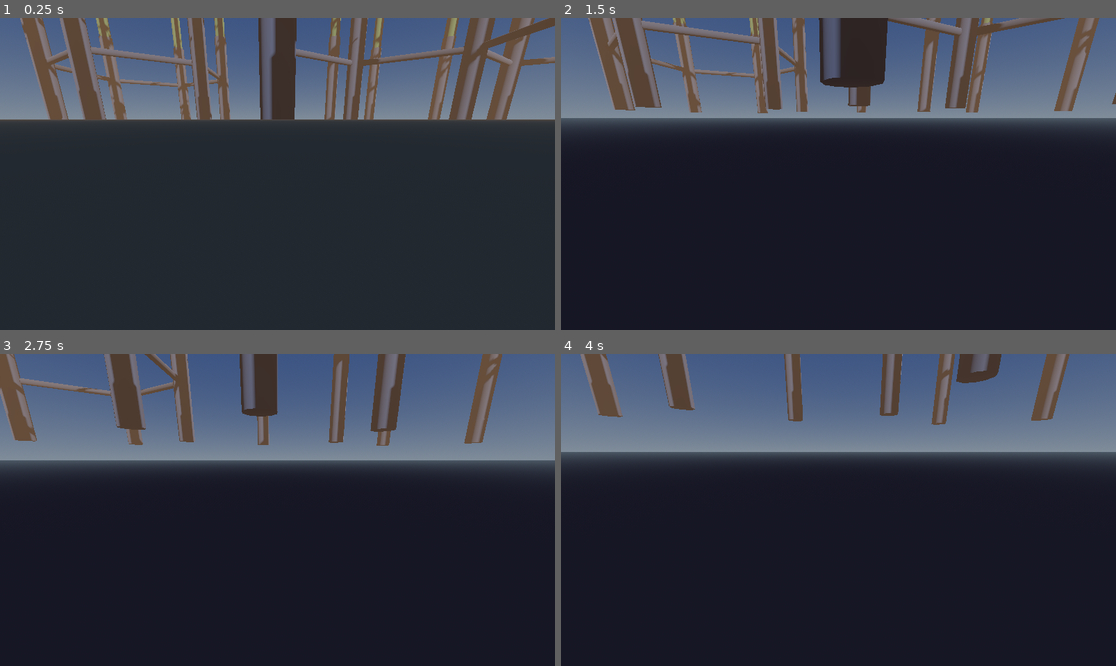
Above: before the commit, frames 1-4 (two rows, left to right).
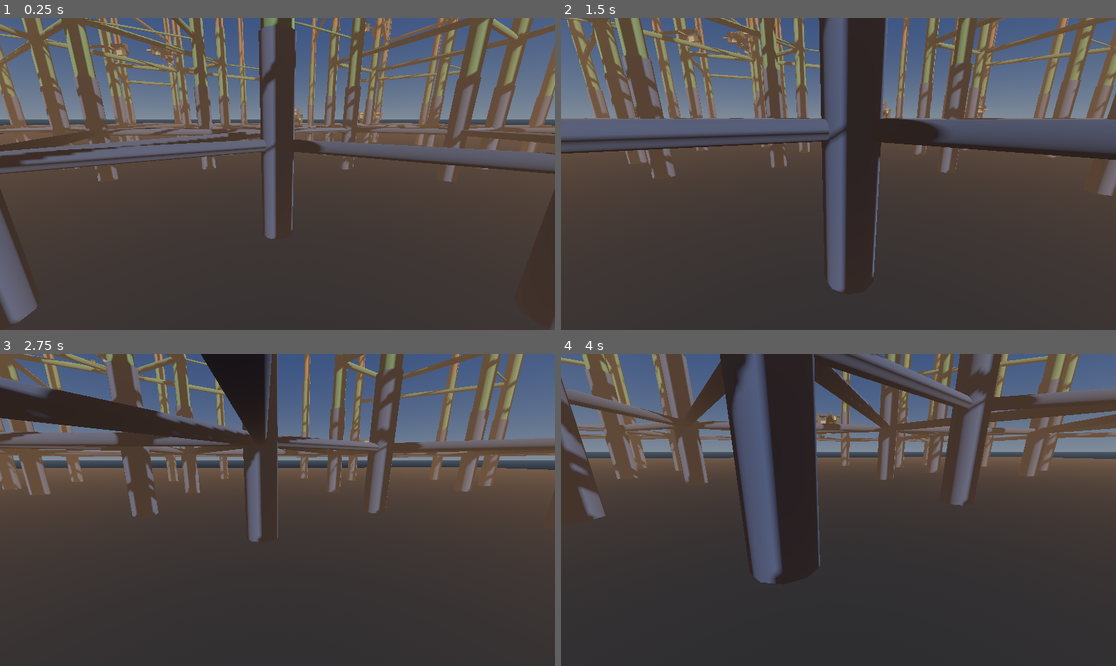
Above: after the commit, the same moments.

Repository: TaxiService/fcar
Game: Godot game, scene res://city/city_test.tscn
Two runs of this game, one before a commit and one after it. Both use one fixed random seed, a clock stepped at 60 frames per second and the inputs below.
Inputs (mouse positions are in pixels of both pictures, inside the frame that each line leads up to):
- Up to frame 1 (0.25 s): no input
- Up to frame 2 (1.5 s): tap Enter at 0.5 s; move the mouse to (866, 174) at 0.52 s; hold C (crouch) 0.53-1.28 s; hold W (forward) from 0.53 s (still down); click (866, 174) at 0.67 s; tap Space (jump) at 0.77 s; move the mouse to (810, 174) at 1.27 s; tap T (eject_passengers) at 1.35 s
- Up to frame 3 (2.75 s): keep holding W (forward); tap Space (jump) at 1.52 s; move the mouse to (288, 503) at 2.02 s; tap V (toggle_auto_hover) at 2.1 s
- Up to frame 4 (4 s): keep holding W (forward); move the mouse to (832, 516) at 2.77 s; tap Ctrl (toggle_com_compensation) at 2.85 s; click (832, 516) at 2.92 s; tap Space (jump) at 3.02, 3.77 s; move the mouse to (877, 513) at 3.52 s; tap R (toggle_ready_for_fares) at 3.6 s

The runs differ from the first frame. In frame 1, 72% of the frame differs, in the area x 0-100%, y 0-100%; in frame 2, 77%; in frame 3, 83%; in frame 4, 78%.

Commit message:
further tweaking of crosslinks spawning patterns

Diff:
--- a/city/CityGenerator.gd
+++ b/city/CityGenerator.gd
@@ -64,10 +64,10 @@
 # Per-biome crosslink pattern weights (index = biome, from bottom to top)
 # Each biome has a dictionary of pattern_name: weight for weighted random selection
 @export var biome_crosslink_patterns: Array[Dictionary] = [
-	{"full": 0.6, "empty": 0.2, "tri-norm": 0.2},  # biome 0 (bottom)
-	{"empty": 0.3, "single": 0.2, "kite":0.1, "tri-norm":0.15, "tri-strk":0.15},  # biome 1
-	{"empty": 0.3, "single": 0.2, "cross":0.1, "dagger":0.15, "dagger_strk":0.15},  # biome 2
-	{"empty": 0.2, "zed_strk": 0.2, "rect":0.2, "dagger_strk":0.2, "cross":0.2},  # biome 3 (top)
+	{"full": 0.6, "empty": 0.2, "tri_norm": 0.2, "kite": 0.1},  # biome 0 (bottom)
+	{"empty": 0.3, "single": 0.2, "zed_strk":0.1, "dagger":0.15, "rect":0.15},  # biome 1
+	{"empty": 0.2, "single": 0.2, "cross":0.1, "tri_strk":0.15, "dagger_strk":0.15},  # biome 2
+	{"empty": 0.4, "zed_strk": 0.1, "tri_norm":0.1, "dagger_strk":0.1, "double":0.1},  # biome 3 (top)
 ]
 
 # Visual settings
@@ -524,7 +524,7 @@
 	var cylinder = CylinderMesh.new()
 	cylinder.top_radius = radius
 	cylinder.bottom_radius = radius
-	cylinder.height = length - spire_base_radius * 2  # Subtract spire radius from each end
+	cylinder.height = length #- spire_base_radius * 2 # Subtract spire radius from each end
 	mesh_instance.mesh = cylinder
 
 	# Rotate to align with edge direction (cylinder is vertical by default)
@@ -546,6 +546,11 @@
 	var spire_root = Node3D.new()
 	spire_root.position = pos
 
+	# Create a StaticBody3D for collision
+	var collision_body = StaticBody3D.new()
+	collision_body.name = "SpireCollision"
+	spire_root.add_child(collision_body)
+
 	# Create a prism/cylinder mesh for each biome section
 	# Each biome has decreasing radius and sides going upward
 	for i in range(biome_count):
@@ -553,13 +558,18 @@
 		section.name = "Biome_%d" % i
 
 		# Calculate radius and sides for this biome level
-		var radius = spire_base_radius - (i * spire_radius_step)
+		var top_radius = spire_base_radius - (i * spire_radius_step)
 		var sides = maxi(spire_min_sides, spire_base_sides - (i * spire_sides_step))
+
+		# Bottom biome gets a tapered foundation (2x radius at base)
+		var bottom_radius = top_radius
+		if i == 0:
+			bottom_radius = top_radius * 1
 
 		# Create cylinder/prism mesh
 		var cylinder = CylinderMesh.new()
-		cylinder.top_radius = radius
-		cylinder.bottom_radius = radius
+		cylinder.top_radius = top_radius
+		cylinder.bottom_radius = bottom_radius
 		cylinder.height = biome_height
 		cylinder.radial_segments = sides
 		section.mesh = cylinder
@@ -573,6 +583,17 @@
 		section.material_override = mat
 
 		spire_root.add_child(section)
+
+		# Create collision shape for this section
+		var collision_shape = CollisionShape3D.new()
+		collision_shape.name = "Collision_%d" % i
+		var shape = CylinderShape3D.new()
+		# Use the larger radius for collision (safer)
+		shape.radius = min(top_radius, bottom_radius)
+		shape.height = biome_height
+		collision_shape.shape = shape
+		collision_shape.position.y = biome_height * i + biome_height / 2.0
+		collision_body.add_child(collision_shape)
 
 	return spire_root
 
--- a/city/city_test.tscn
+++ b/city/city_test.tscn
@@ -26,6 +26,7 @@
 fog_depth_curve = 1.0352657
 fog_depth_begin = 591.4
 fog_depth_end = 1045.5
+volumetric_fog_enabled = true
 volumetric_fog_density = 0.0016
 volumetric_fog_albedo = Color(0.33533785, 0.84833395, 0.9312275, 1)
 volumetric_fog_emission = Color(0.20505151, 0.17763427, 0.12100499, 1)
@@ -44,19 +45,20 @@
 environment = SubResource("Environment_main")
 
 [node name="FreeCam" parent="." instance=ExtResource("3_ao2hm")]
-transform = Transform3D(1, 0, 0, 0, 0.9658184, 0.25921968, 0, -0.25921968, 0.9658184, 0, 0, 0)
+transform = Transform3D(1, 0, 0, 0, 0.9658184, 0.25921968, 0, -0.25921968, 0.9658184, 0, 250, 0)
 
 [node name="CityGenerator" type="Node3D" parent="."]
 script = ExtResource("1_generator")
 hex_edge_length = 420.0
-grid_rings = 2
+grid_rings = 3
+spire_height = 1600.0
 building_seed_spacing = 60.0
-building_seed_probability = 0.8
-building_max_depth = 5
+building_seed_probability = 0.2
+building_max_depth = 7
 building_branch_chance = 0.8
 building_max_total = 1260
 spawn_fcar = false
-fcar_spawn_height = 1300.0
+fcar_spawn_height = 580.0
 
 [node name="PeopleManager" type="Node" parent="."]
 script = ExtResource("1_yage8")
